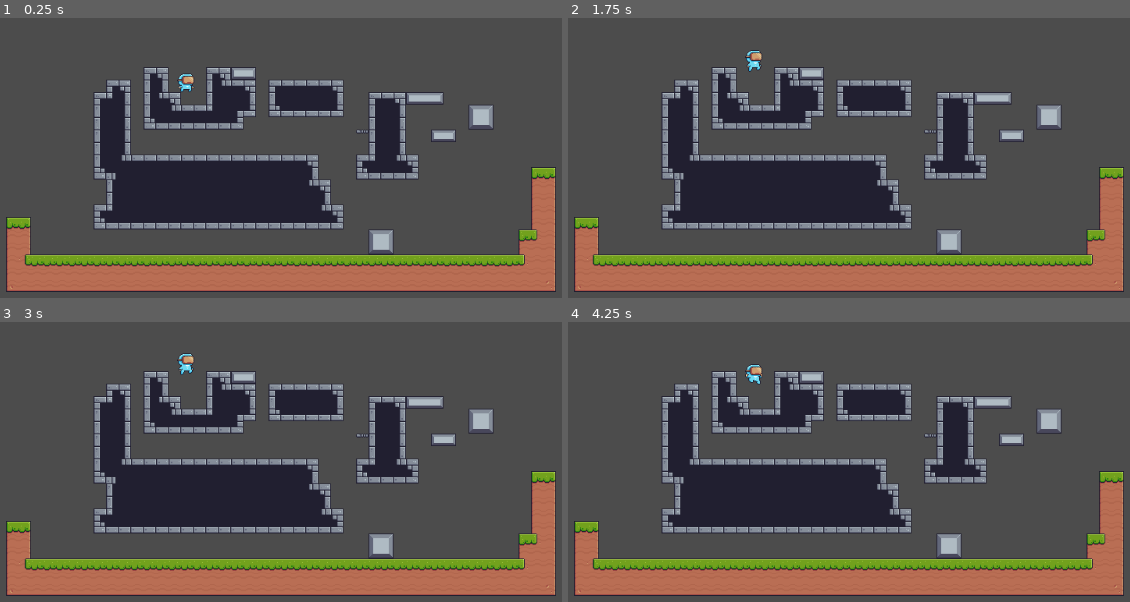
Above: before the commit, frames 1-4 (two rows, left to right).
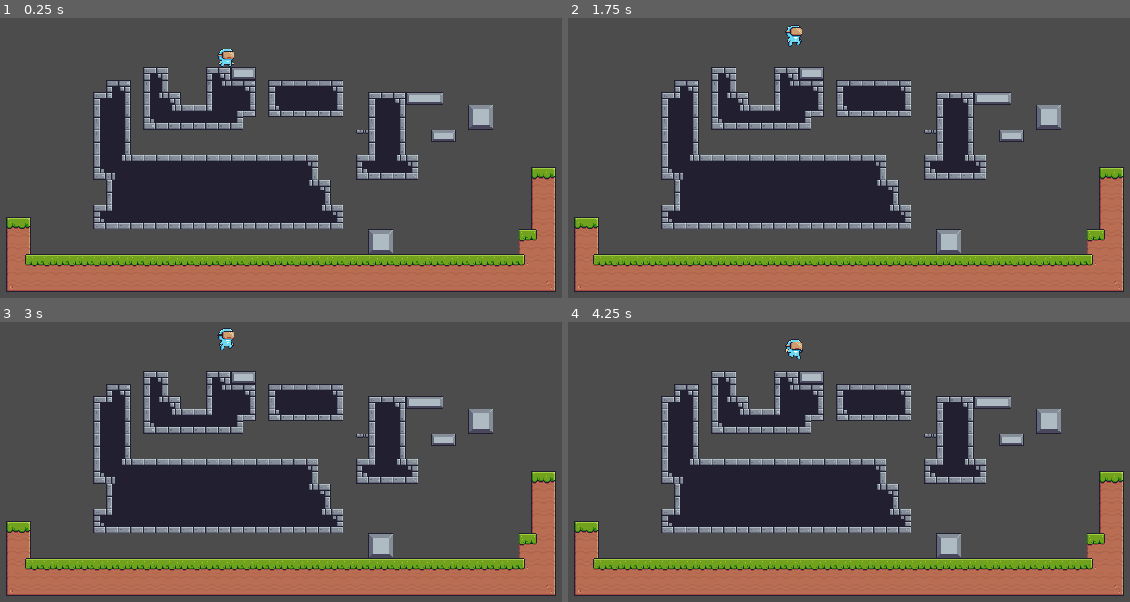
Above: after the commit, the same moments.

Repository: Odaem/Ramadam
Game: Godot game, scene res://test-level.tscn
Two runs of this game, one before a commit and one after it. Both use one fixed random seed, a clock stepped at 60 frames per second and the inputs below.
Inputs:
- Up to frame 1 (0.25 s): no input
- Up to frame 2 (1.75 s): tap Enter at 0.5 s; hold Right (ui_right) from 0.53 s (still down); tap Space (player_jump) at 0.77, 1.52 s
- Up to frame 3 (3 s): release Right (ui_right) at 2.03 s; hold Left (ui_left) 2.03-2.78 s; tap Space (player_jump) at 2.75 s; hold Right (ui_right) from 2.78 s (still down)
- Up to frame 4 (4.25 s): keep holding Right (ui_right); tap Space (player_jump) at 3.02, 3.77 s

The runs differ from the first frame. In frame 1, 3.0% of the frame differs, in the area x 1-99%, y 11-97%; in frame 2, 3.1%, in the area x 1-99%, y 2-97%; in frame 3, 3.1%; in frame 4, 3.1%.

Commit message:
Simple Rewind Mechanic!

Diff:
--- a/Brackeys Game Jam 2020.2/TimeRewind Prototype/Entity.gd
+++ b/Brackeys Game Jam 2020.2/TimeRewind Prototype/Entity.gd
@@ -1,22 +1,56 @@
 extends KinematicBody2D
 class_name Entity
 
-export var gravity = Vector2(0, 320)
-onready var prev_position = position
+export var gravity = Vector2(0, 800)
 var linear_velocity = Vector2()
 
 var move_direction = Vector2()
 export var max_movement_speed: float = 160.0
-export var movement_acceleration: float = 320.0
+export var movement_acceleration: float = 3200.0
 
 var do_jump = false
 var may_jump = false
 export var jump_margin: float = 0.1
-export var min_jump_height: float = 64.0
+export var min_jump_height: float = 18.0
 var jump_strength: float = 64.0
 var jump_time: float = 0.0
 export var max_jump_time: float = 0.2
 var air_time: float = 0.0
+
+var saved_keys = [
+	":position",
+	":linear_velocity",
+	":move_direction",
+	":do_jump",
+	":may_jump",
+	":jump_time",
+	":air_time",
+	"Sprite:animation",
+	"Sprite:frame",
+	"Sprite:flip_h"
+]
+
+export var active: bool = true setget set_active, is_active
+func set_active(value: bool):
+	if active != value:
+		if value:
+			activate()
+		else:
+			deactivate()
+		active = value
+func is_active():
+	return active
+
+
+func activate():
+	collision_layer = 2
+	collision_mask = 1
+	$Sprite.playing = true
+
+func deactivate():
+	collision_layer = 0
+	collision_mask = 0
+	$Sprite.playing = false
 
 
 func _ready():
@@ -25,54 +59,56 @@
 
 
 func _process(delta):
-	if move_direction.x != 0:
-		$Sprite.flip_h = move_direction.x < 0
-	if is_on_floor():
-		if move_direction:
-			$Sprite.animation = "running"
+	if active:
+		if move_direction.x != 0:
+			$Sprite.flip_h = move_direction.x < 0
+		if is_on_floor():
+			if move_direction:
+				$Sprite.animation = "running"
+			else:
+				$Sprite.animation = "idle"
+		elif linear_velocity.y < 0:
+			$Sprite.animation = "jumping"
 		else:
-			$Sprite.animation = "idle"
-	elif linear_velocity.y < 0:
-		$Sprite.animation = "jumping"
-	else:
-		$Sprite.animation = "falling"
+			$Sprite.animation = "falling"
 
 
 func _physics_process(delta):
-	var speed_multiplier
-	var speed_in_move_dir = linear_velocity.dot(move_direction.normalized())
-	if move_direction.length_squared() != 0:
-		speed_multiplier = min(max((max_movement_speed - speed_in_move_dir), 0), max_movement_speed) / max_movement_speed
-		linear_velocity += move_direction * speed_multiplier * movement_acceleration * delta
-	else:
-#		var floor_tan = get_floor_normal().rotated(PI/2)
-#		var speed_in_floor_dir = linear_velocity.dot(floor_tan)
-		linear_velocity.x -= linear_velocity.x / max_movement_speed * movement_acceleration * delta
+	if active:
+		var speed_multiplier
+		var speed_in_move_dir = linear_velocity.dot(move_direction.normalized())
+		if move_direction.length_squared() != 0:
+			speed_multiplier = min(max((max_movement_speed - speed_in_move_dir), 0), max_movement_speed) / max_movement_speed
+			linear_velocity += move_direction * speed_multiplier * movement_acceleration * delta
+		else:
+	#		var floor_tan = get_floor_normal().rotated(PI/2)
+	#		var speed_in_floor_dir = linear_velocity.dot(floor_tan)
+			linear_velocity.x -= linear_velocity.x / max_movement_speed * movement_acceleration * delta
 
 
-	if is_on_floor():
-		may_jump = true
-		air_time = 0.0
-	else:
-		air_time += delta
-		if air_time > jump_margin:
+		if is_on_floor():
+			may_jump = true
+			air_time = 0.0
+		else:
+			air_time += delta
+			if air_time > jump_margin:
+				may_jump = false
+
+		if is_on_ceiling():
+			jump_time = 0.0
+
+		if do_jump and may_jump:
+			linear_velocity += Vector2(0, -1) * jump_strength - gravity * delta
 			may_jump = false
+			jump_time = max_jump_time
+			jump_time -= delta
+		elif do_jump and jump_time > 0.0:
+			linear_velocity -= gravity * delta
+			jump_time -= delta
+		else:
+			jump_time = 0.0
+			do_jump = false
 
-	if is_on_ceiling():
-		jump_time = 0.0
+		linear_velocity += gravity * delta
 
-	if do_jump and may_jump:
-		linear_velocity += Vector2(0, -1) * jump_strength - gravity * delta
-		may_jump = false
-		jump_time = max_jump_time
-		jump_time -= delta
-	elif do_jump and jump_time > 0.0:
-		linear_velocity -= gravity * delta
-		jump_time -= delta
-	else:
-		jump_time = 0.0
-		do_jump = false
-
-	linear_velocity += gravity * delta
-
-	linear_velocity = move_and_slide(linear_velocity, Vector2(0,-1))
+		linear_velocity = move_and_slide(linear_velocity, Vector2(0,-1))
--- a/Brackeys Game Jam 2020.2/TimeRewind Prototype/Player.tscn
+++ b/Brackeys Game Jam 2020.2/TimeRewind Prototype/Player.tscn
@@ -135,5 +135,4 @@
 position = Vector2( 0, -16 )
 frames = SubResource( 13 )
 animation = "idle"
-frame = 3
 playing = true
--- /dev/null
+++ b/Brackeys Game Jam 2020.2/TimeRewind Prototype/Rewindable.gd
@@ -0,0 +1,64 @@
+extends Node
+#class_name Rewindable
+
+
+export var saved_keys = []
+var save_data = [{}]
+var timeline_index = -1
+var max_time = 0
+var active: bool = true # setget set_active, is_active
+#
+#func set_active(value: bool):
+#	if active != value:
+#		active = value
+#		if active:
+#			activate()
+#		else:
+#			deactivate()
+#
+#func is_active():
+#	return active
+
+
+func activate():
+	max_time = timeline_index + 1
+	save_data.resize(max_time)
+
+func deactivate():
+	pass
+
+
+func _ready():
+	if get_parent().saved_keys:
+		saved_keys = get_parent().saved_keys
+
+
+func _process(delta):
+	#print(get_parent().get_node(saved_keys[0]).get(saved_keys[0].get_concatenated_subnames()))
+	pass
+
+
+func _physics_process(delta):
+	if Input.is_action_just_released("ui_down"):
+		active = !active
+		if active:
+			activate()
+		else:
+			deactivate()
+
+	if active:
+		get_parent().active = true
+		timeline_index += 1
+		max_time += 1
+		if save_data.size() < max_time:
+			save_data.insert(timeline_index, {})
+		for key in saved_keys:
+			save_data[timeline_index][key] = get_parent().get_node(key).get(NodePath(key).get_concatenated_subnames())
+	else:
+		get_parent().active = false
+		if Input.is_action_pressed("ui_left"):
+			timeline_index = max(timeline_index - 1, 0)
+		if Input.is_action_pressed("ui_right"):
+			timeline_index = min(timeline_index + 1, max_time - 1)
+		for key in saved_keys:
+			get_parent().get_node(key).set(NodePath(key).get_concatenated_subnames(), save_data[timeline_index][key])
--- a/Brackeys Game Jam 2020.2/TimeRewind Prototype/project.godot
+++ b/Brackeys Game Jam 2020.2/TimeRewind Prototype/project.godot
@@ -30,6 +30,12 @@
 run/main_scene="res://test-level.tscn"
 config/icon="res://icon.png"
 
+[display]
+
+window/size/resizable=false
+window/stretch/mode="2d"
+window/stretch/aspect="keep"
+
 [input]
 
 player_move_left={
@@ -48,6 +54,11 @@
  ]
 }
 
+[layer_names]
+
+2d_physics/layer_1="Floor"
+2d_physics/layer_2="Player"
+
 [rendering]
 
 quality/driver/driver_name="GLES2"
--- a/Brackeys Game Jam 2020.2/TimeRewind Prototype/test-level.tscn
+++ b/Brackeys Game Jam 2020.2/TimeRewind Prototype/test-level.tscn
@@ -1,7 +1,8 @@
-[gd_scene load_steps=41 format=2]
+[gd_scene load_steps=42 format=2]
 
 [ext_resource path="res://Player.tscn" type="PackedScene" id=1]
 [ext_resource path="res://Assets/temp/Terrain (16x16).png" type="Texture" id=2]
+[ext_resource path="res://Rewindable.gd" type="Script" id=3]
 
 [sub_resource type="ConvexPolygonShape2D" id=1]
 points = PoolVector2Array( 0, 0, 16, 0, 16, 16, 0, 16 )
@@ -429,7 +430,7 @@
 "
 
 [sub_resource type="RectangleShape2D" id=35]
-extents = Vector2( 525.784, 300.197 )
+extents = Vector2( 519.706, 310.035 )
 
 [node name="Node2D" type="Node2D"]
 
@@ -443,12 +444,12 @@
 tile_data = PoolIntArray( 851993, 0, 0, 851994, 0, 2, 851998, 0, 0, 851999, 0, 2, 852000, 1, 0, 852001, 1, 2, 917526, 0 …(6718 unchanged characters)…
 
 [node name="Player" parent="." instance=ExtResource( 1 )]
-position = Vector2( 453.873, 216.18 )
-gravity = Vector2( 0, 800 )
-movement_acceleration = 3200.0
-min_jump_height = 18.0
-max_jump_time = 0.2
+position = Vector2( 505.413, 203.18 )
+collision_layer = 2
 SpawnPosition = NodePath("../Spawnpoint")
+
+[node name="Rewinder" type="Node2D" parent="Player"]
+script = ExtResource( 3 )
 
 [node name="PlayArea" type="Area2D" parent="."]
 visible = false
